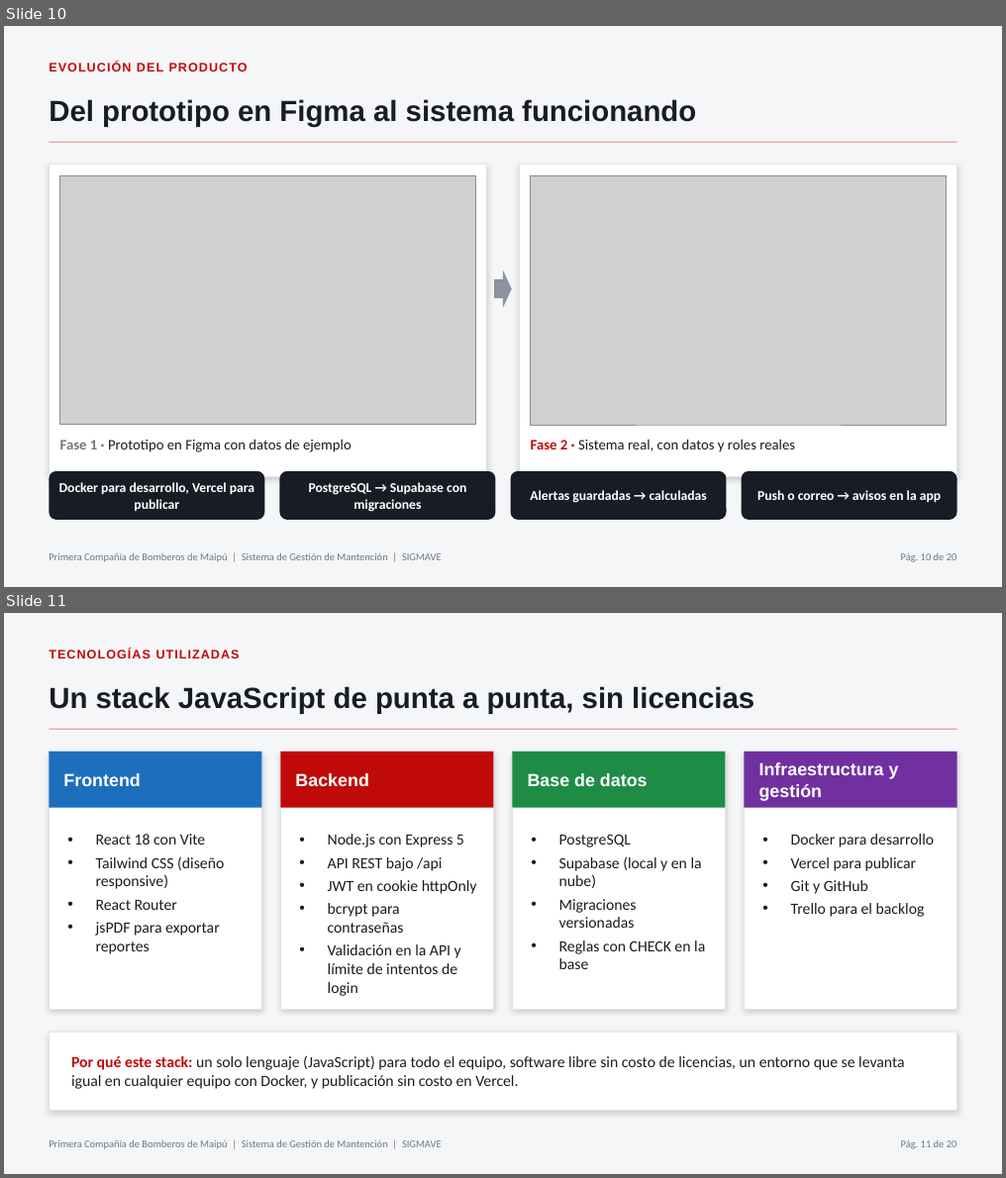
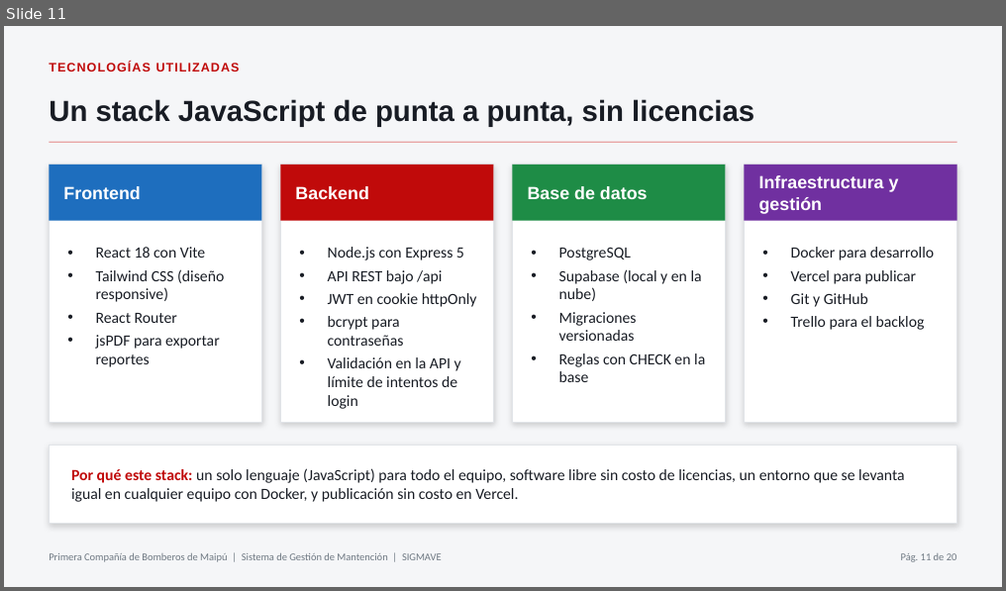
Before and after one commit to fonchoo/proyecto-capstone, a slide deck: Fase 2/Evidencias/Evidencia Grupal/presentacion_evaluacion_fase2_SIGMAVE.pptx. Shown one above the other, each under a label of ours: slides 10 and 11 before the commit, slide 11 after it. The pictures are 1006x1178 and 1006x591 pixels, drawn with LibreOffice and Linux fonts; fonts in the diff are those of the drawing; grey boxes stand for pictures. Boxes give left, top, right and bottom in pixels: in the first picture for what was removed or moved away, otherwise in the second. Text is boxed around its words. In the diff, an @@ line names an element or a change of style, - is before the commit and + after.

```diff
--- a/Fase 2/Evidencias/Evidencia Grupal/presentacion_evaluacion_fase2_SIGMAVE.pptx
+++ b/Fase 2/Evidencias/Evidencia Grupal/presentacion_evaluacion_fase2_SIGMAVE.pptx
@@ slide 10 removed at (4,26,1002,587), background #F5F6F8; not listed: 2 template elements that a slide beside it also shows @@
@@ text removed at (49,62,248,72) @@
-EVOLUCIÓN DEL PRODUCTO
@@ title removed at (49,99,696,127) @@
-Del prototipo en Figma al sistema funcionando
@@ rectangle removed at (49,165,487,477) @@
@@ rectangle removed at (519,165,957,477) @@
@@ picture removed at (60,175,475,425) @@
@@ picture removed at (531,175,945,425) @@
@@ right arrow removed at (494,271,512,308) @@
@@ text removed at (60,439,351,453) @@
-Fase 1 · Prototipo en Figma con datos de ejemplo
@@ text removed at (531,439,795,453) @@
-Fase 2 · Sistema real, con datos y roles reales
@@ rounded rectangle removed at (49,472,264,520) @@
@@ text removed at (59,482,254,511) @@
-Docker para desarrollo, Vercel para publicar
@@ rounded rectangle removed at (279,472,495,520) @@
@@ text removed at (309,482,466,512) @@
-PostgreSQL → Supabase con migraciones
@@ rounded rectangle removed at (511,472,727,520) @@
@@ text removed at (530,490,707,503) @@
-Alertas guardadas → calculadas
@@ rounded rectangle removed at (742,472,957,520) @@
@@ text removed at (757,490,941,502) @@
-Push o correo → avisos en la app
@@ text removed at (901,554,957,563) @@
-Pág. 10 de 20
```
Also in this commit, not shown: 7 slides changed, 1 slide added.
